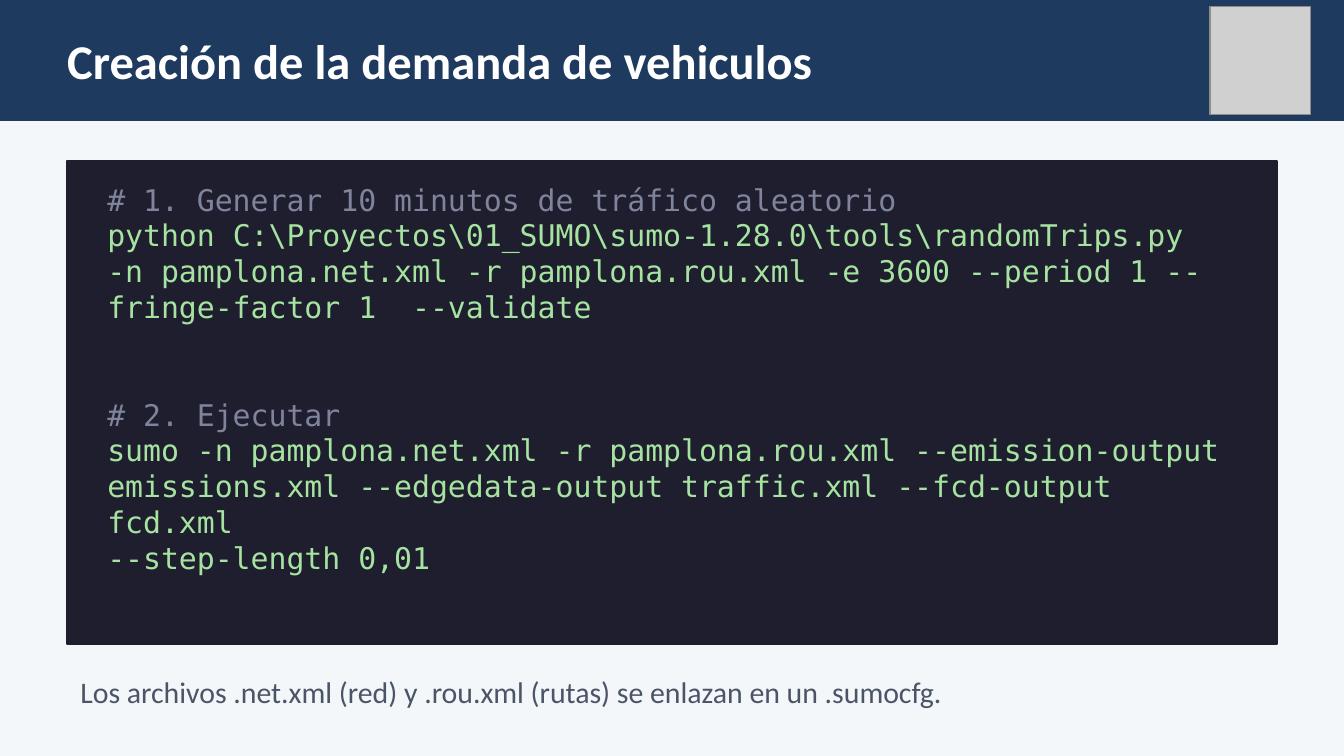
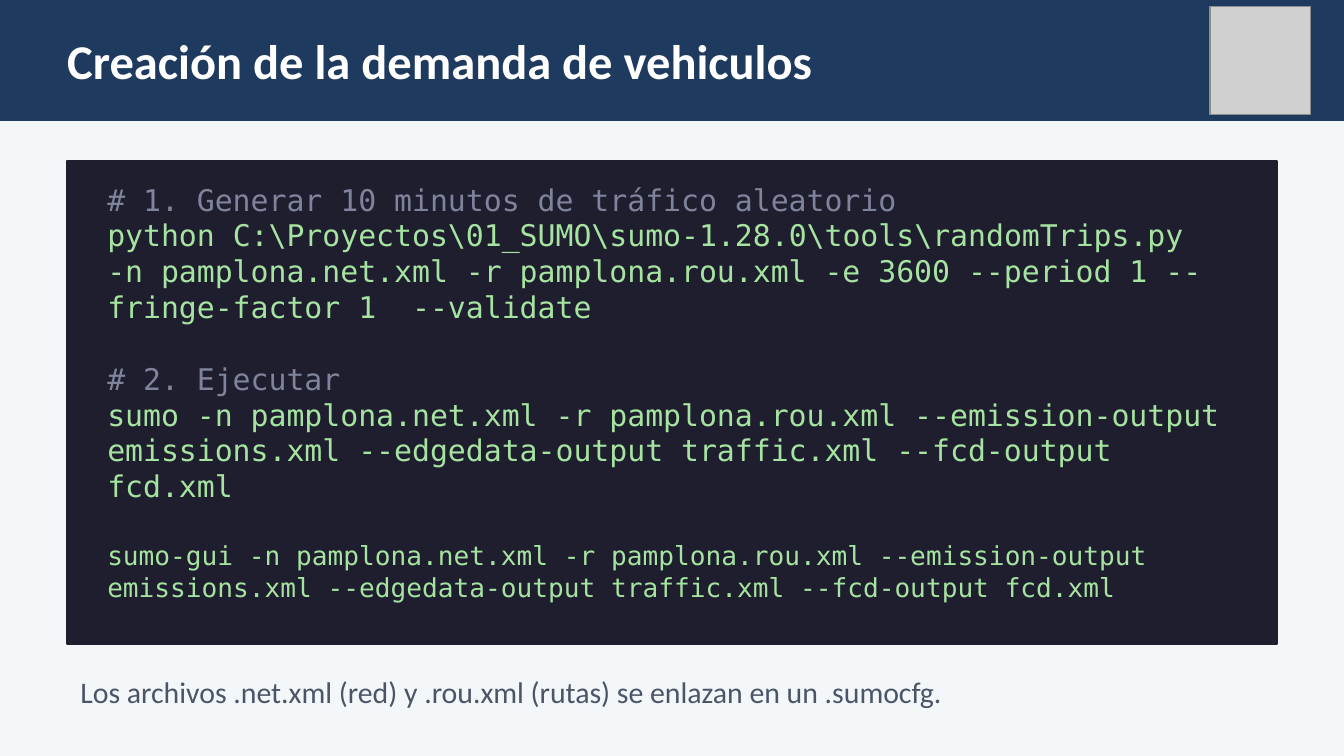
Before and after one commit to owsei/SUMO_presentacion, a slide deck: slide 14 of Presentacion_SUMO.pptx (slide 13 before the commit). Drawn at 1344x756 pixels with LibreOffice and Linux fonts; fonts in the diff are those of the drawing; grey boxes stand for pictures. Boxes give left, top, right and bottom in pixels: in the first picture for what was removed or moved away, otherwise in the second. Text is boxed around its words. In the diff, an @@ line names an element or a change of style, - is before the commit and + after.

```diff
--- a/Presentacion_SUMO.pptx
+++ b/Presentacion_SUMO.pptx
@@ text at bbox=[107, 403, 1219, 602]: text changed; size 16 to 14 pt @@
-sumo -n pamplona.net.xml -r pamplona.rou.xml --emission-output emissions.xml --edgedata-output traffic.xml --fcd-output fcd.xml
---step-length 0,01
+sumo -n pamplona.net.xml -r pamplona.rou.xml --emission-output emissions.xml --edgedata-output traffic.xml --fcd-output fcd.xml
+sumo-gui -n pamplona.net.xml -r pamplona.rou.xml --emission-output emissions.xml --edgedata-output traffic.xml --fcd-output fcd.xml
```
Also in this commit, not shown: 9 other slides changed, 2 slides added, 1 slide removed.
